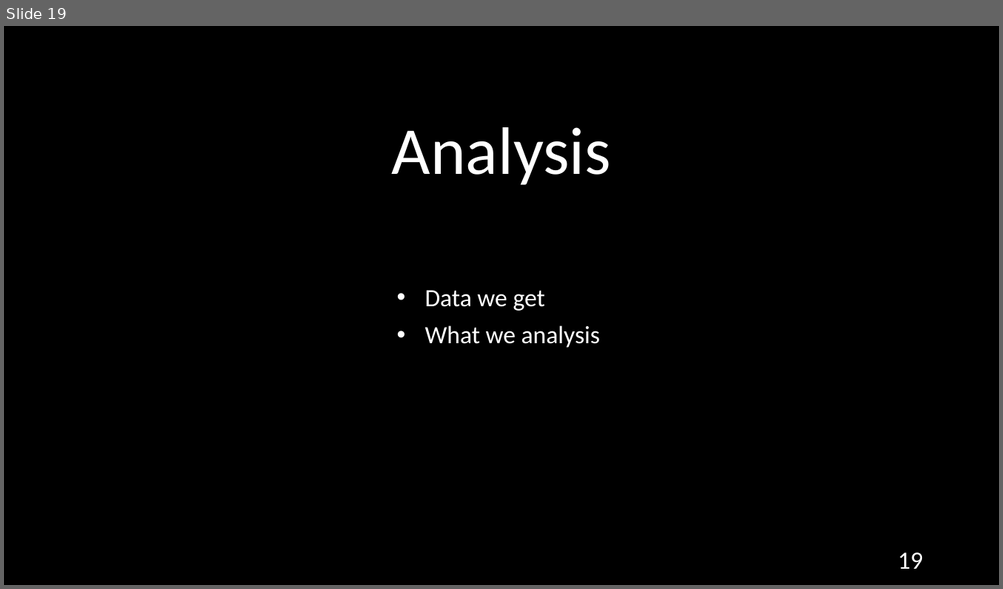
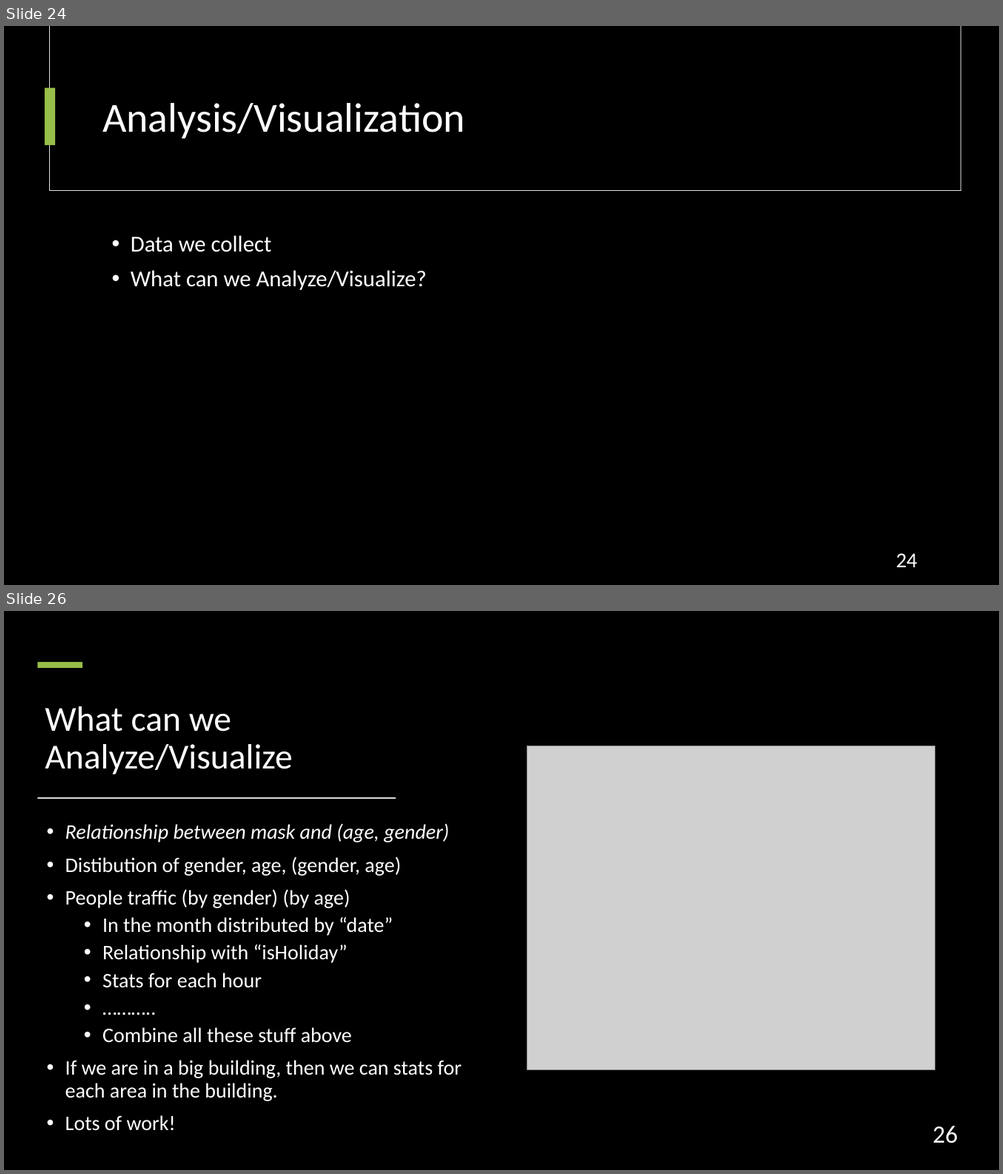
Before and after one commit to AxotZero/NTUSTxIntel--MaskFaceDetection, a slide deck: MaskDetection.pptx. Shown one above the other, each under a label of ours: slide 19 before the commit, slides 24 and 26 after it; the slides between them are not shown. The pictures are 1003x589 and 1003x1174 pixels, drawn with LibreOffice and Linux fonts; fonts in the diff are those of the drawing; grey boxes stand for pictures. Boxes give left, top, right and bottom in pixels: in the first picture for what was removed or moved away, otherwise in the second. Text is boxed around its words. In the diff, an @@ line names an element or a change of style, - is before the commit and + after.

```diff
--- a/MaskDetection.pptx
+++ b/MaskDetection.pptx
@@ slide 26 added at (4, 611, 999, 1170), background #000000 @@
@@ rectangle added at (37, 662, 82, 668), fill #97BE49 @@
@@ title added at (45, 706, 292, 775), 34 pt, text #FFFFFF @@
+What can we Analyze/Visualize
@@ picture added at (527, 746, 934, 1070) @@
@@ rectangle added at (37, 797, 395, 799), fill #D5D5D5 @@
@@ text added at (65, 823, 462, 1131), 20 pt, text #FFFFFF @@
+• Relationship between mask and (age, gender)
+• Distibution of gender, age, (gender, age)
+• People traffic (by gender) (by age)
+  • In the month distributed by “date”
+  • Relationship with “isHoliday”
+  • Stats for each hour
+  • ………..
+  • Combine all these stuff above
+• If we are in a big building, then we can stats for each area in the building.
+• Lots of work!
@@ page number added at (932, 1126, 957, 1144), 24 pt, text #FFFFFF @@
+26
@@ what was slide 19 is now slide 24 @@
@@ slide 24 changed as well @@
@@ rectangle added at (50, 26, 961, 191), fill #000000, outline #E1E1E1 0.75 pt @@
@@ rectangle added at (51, 26, 961, 190), fill #000000 @@
@@ rectangle added at (45, 88, 56, 145), fill #97BE49 @@
@@ title at (102, 103, 465, 138): text changed; size 64.8 to 40 pt @@
-Analysis
+Analysis/Visualization
@@ text at (131, 235, 427, 290): text changed; size 24 to 22 pt @@
-• Data we get
-• What we analysis
+• Data we collect
+• What can we Analyze/Visualize?
@@ page number at (896, 554, 917, 568): text changed; size 24 to 20.4 pt @@
-19
+24
```
Also in this commit, not shown: 18 other slides changed, 7 other slides added, 3 slides removed, 46 other files.
